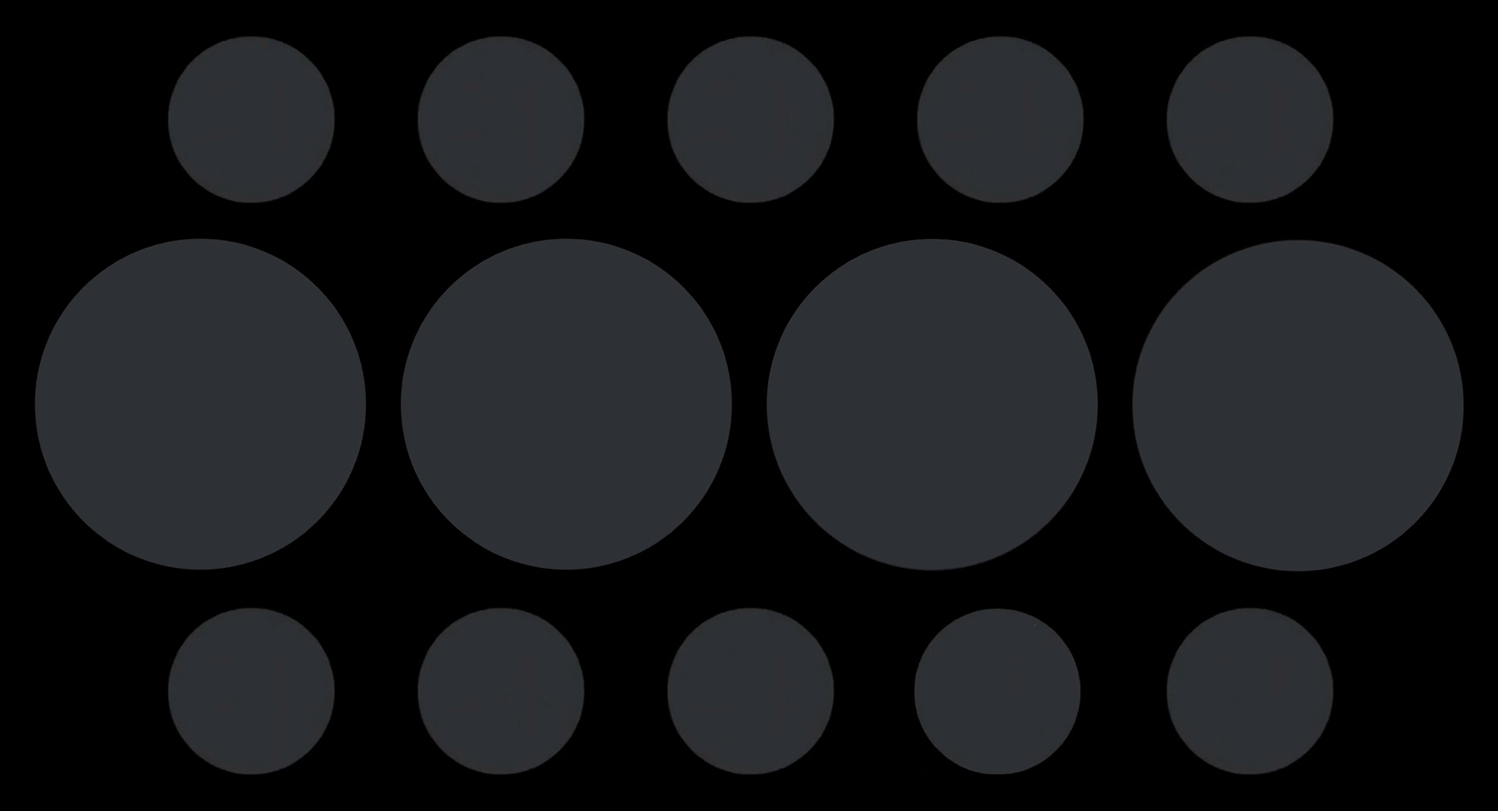
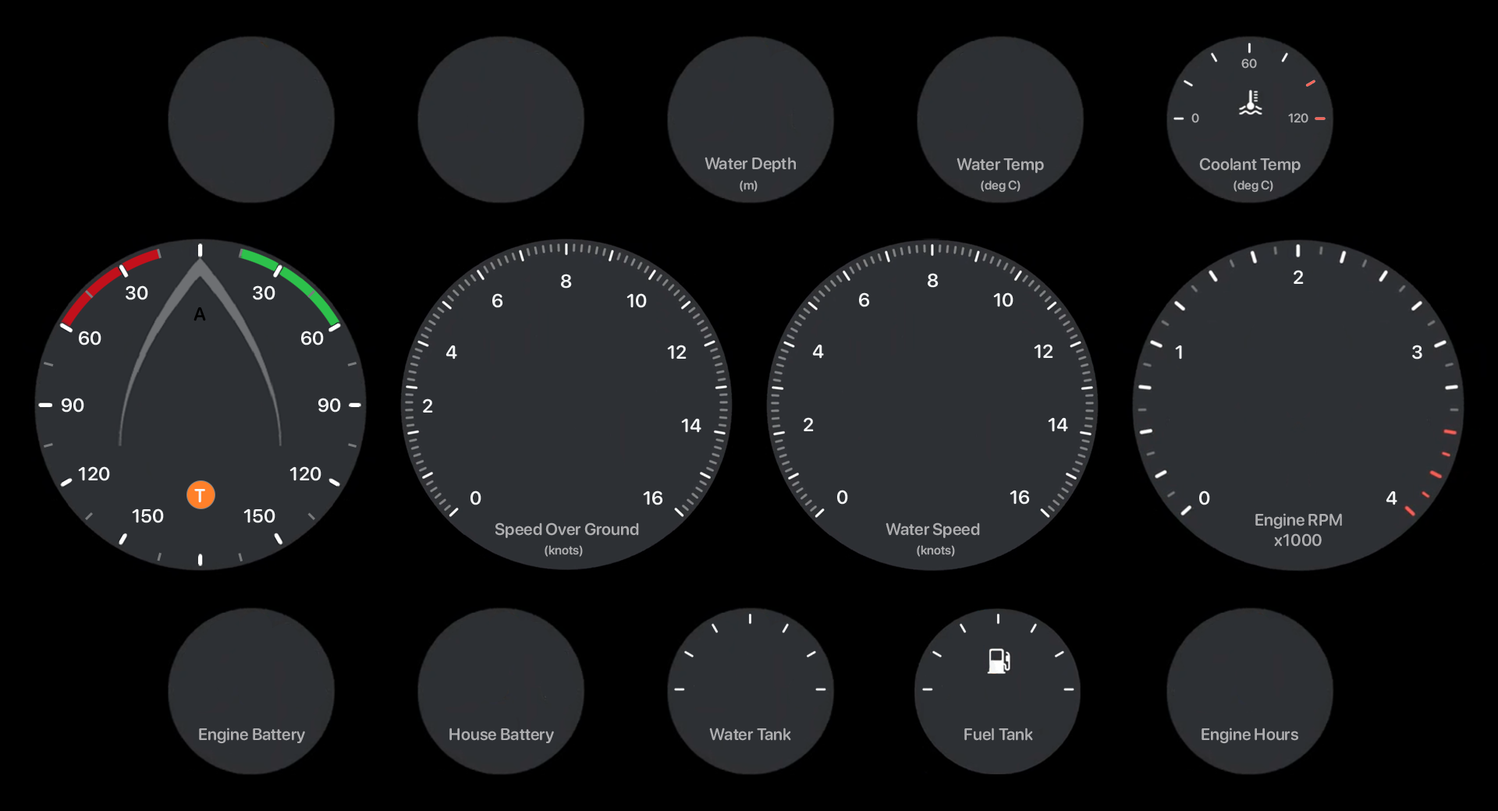
Layer changes from the first 1498 × 811 image to the second:
added layer "120" (1st of 3) above "120" over [289, 466, 322, 482]
added layer "120" (2nd of 3) above "60" over [78, 466, 111, 482]
added layer "Screen Shot 2022-06-21 at 8.52.28 pm" (31%) above "A" over [99, 255, 292, 448]
added layer "T" above "150" over [186, 480, 216, 510]
added layer "(deg C)" (1st of 2) above "(deg C)" over [1233, 180, 1274, 193]
added layer "(deg C)" (2nd of 2) above "(knots)" over [980, 180, 1021, 193]
showed "Engine Battery", painted on it over [198, 727, 306, 745]
showed "House Battery", painted on it over [449, 727, 554, 744]
showed "Water Tank", painted on it over [709, 727, 792, 742]
showed "Fuel Tank", painted on it over [964, 727, 1033, 742]
added layer "Speed Over Ground" above "Engine RPM x1000" over [495, 522, 639, 539]
added layer "Engine RPM x1000" above "Water Speed" over [1255, 513, 1342, 547]
added layer "Water Speed" (1st of 2) above "Engine Hours" over [885, 522, 980, 539]
showed "Engine Hours", painted on it over [1201, 727, 1299, 745]
renamed "Depth" to "Water Depth", showed it, painted on it over [704, 156, 796, 173]
showed "Water Temp", painted on it over [956, 157, 1044, 174]
showed "Coolant Temp", painted on it over [1199, 42, 1327, 174]
added layer "Coolant Icon" above "Fuel Icon" over [1235, 88, 1268, 121]
added layer "Fuel Icon" above "Coolant Temp Dial" over [983, 645, 1014, 676]
added layer "Coolant Temp Dial" above "Water Tank Dial" over [1167, 42, 1327, 121]
added layer "Water Tank Dial" above "Fuel Tank Dial" over [667, 614, 827, 692]
added layer "Fuel Tank Dial" above "Small Dial Outside" over [915, 614, 1075, 692]
removed layer "Layer 3" over [33, 42, 1466, 745]
added layer "15 deg S" over [33, 42, 1466, 745]
…and 38 more changes (38 added)
